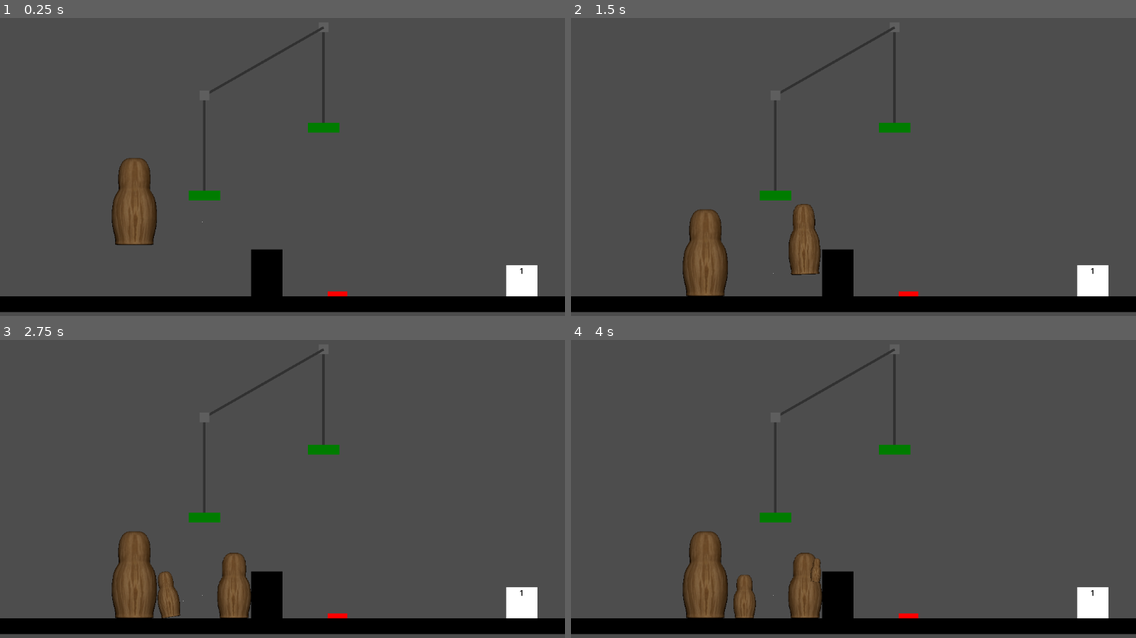
Above: before the commit, frames 1-4 (two rows, left to right).
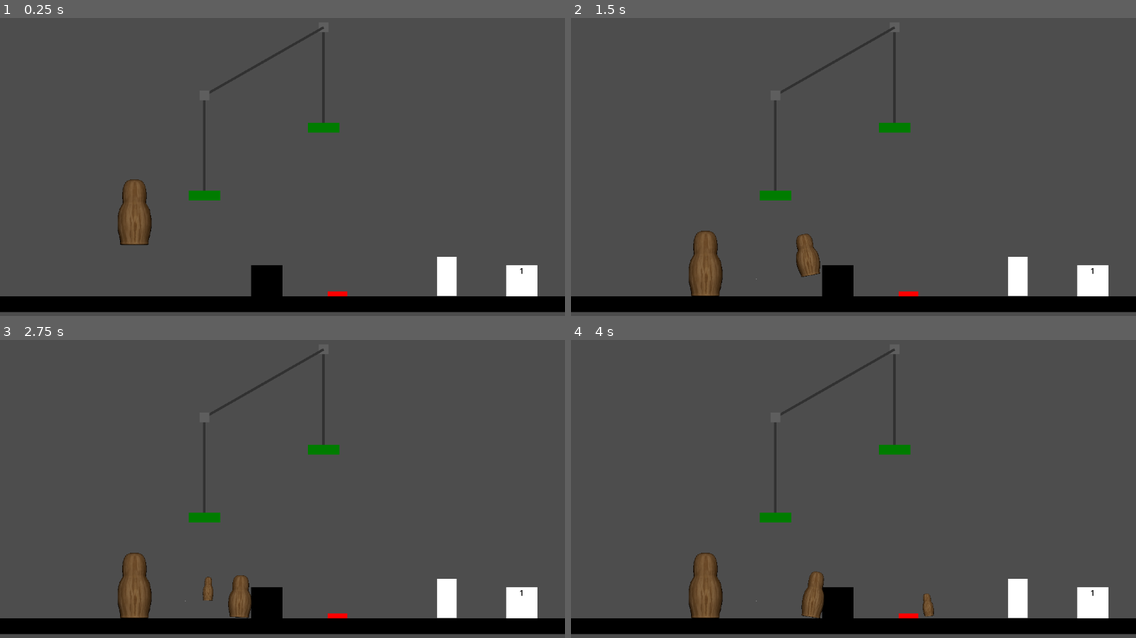
Above: after the commit, the same moments.

Repository: SethHDavis99/GMTK2024
Game: Godot game, scene res://levels/main.tscn
Two runs of this game, one before a commit and one after it. Both use one fixed random seed, a clock stepped at 60 frames per second and the inputs below.
Inputs (mouse positions are in pixels of both pictures, inside the frame that each line leads up to):
- Up to frame 1 (0.25 s): no input
- Up to frame 2 (1.5 s): move the mouse to (706, 250) at 0.52 s; hold Space (pop) 0.53-1.28 s; hold D (move_right) from 0.53 s (still down); tap W (jump) at 0.77, 0.8, 1.07, 1.35 s; move the mouse to (802, 262) at 1.27 s
- Up to frame 3 (2.75 s): tap W (jump) at 1.52, 1.82, 2.3 s; tap Space (pop) at 1.55 s; move the mouse to (271, 548) at 2.02 s; release D (move_right) at 2.03 s; press the mouse at (271, 548) at 2.03 s; hold A (move_left) from 2.03 s (still down)
- Up to frame 4 (4 s): move the mouse to (825, 542) at 2.77 s; release A (move_left) at 2.78 s; release the mouse at (825, 542) at 2.78 s; hold D (move_right) from 2.78 s (still down); tap Space (pop) at 2.85 s; tap W (jump) at 3.02, 3.32, 3.77, 3.8 s; move the mouse to (813, 572) at 3.52 s; hold Space (pop) from 3.53 s (still down)

The runs differ from the first frame. In frame 1, 1.8% of the frame differs, in the area x 19-81%, y 47-94%; in frame 2, 2.6%; in frame 3, 3.2%; in frame 4, 3.3%, in the area x 19-81%, y 64-94%.

Commit message:
add doors

Diff:
--- a/levels/Level3.tscn
+++ b/levels/Level3.tscn
@@ -11,7 +11,6 @@
 
 [node name="Player" parent="." instance=ExtResource("2_6xmy8")]
 position = Vector2(430, 342)
-size = 3.0
 
 [node name="Door" parent="." instance=ExtResource("3_rh7ei")]
 position = Vector2(1119, 254)
--- a/levels/main.tscn
+++ b/levels/main.tscn
@@ -1,13 +1,14 @@
-[gd_scene load_steps=6 format=4 uid="uid://comul7eu3xh4b"]
+[gd_scene load_steps=7 format=4 uid="uid://comul7eu3xh4b"]
 
 [ext_resource type="TileSet" uid="uid://cu5qqt4hd8hrp" path="res://sprites/tileset.tres" id="1_uh1xk"]
 [ext_resource type="PackedScene" uid="uid://vrgxl7185qiy" path="res://objects/player.tscn" id="2_ns3bq"]
 [ext_resource type="PackedScene" uid="uid://bln200fogmp7n" path="res://objects/exit_door.tscn" id="3_1m0dx"]
 [ext_resource type="PackedScene" uid="uid://dib38fqwttxho" path="res://objects/pully_platform.tscn" id="4_ij6r3"]
 [ext_resource type="PackedScene" uid="uid://ctqto3r7w4jwo" path="res://objects/button.tscn" id="5_to6vj"]
+[ext_resource type="PackedScene" uid="uid://bnqmv4kmkmpvn" path="res://objects/door.tscn" id="6_gxqov"]
 
 [node name="TileMapLayer" type="TileMapLayer"]
-tile_map_data = PackedByteArray("AAAAABMAAAAAAAAAAAABABMAAAA …(528 unchanged characters)… AAAAAAAAjABMAAAAAAAAAAAAQABEAAAAAAAAAAAAQABAAAAAAAAAAAAARABAAAAAAAAAAAAARABEAAAAAAAAAAAARABIAAAAAAAAAAAAQABIAAAAAAAAAAAA=")
+tile_map_data = PackedByteArray("AAAAABMAAAAAAAAAAAABABMAAAA …(528 unchanged characters)… AAAAAAAAjABMAAAAAAAAAAAAQABEAAAAAAAAAAAARABEAAAAAAAAAAAARABIAAAAAAAAAAAAQABIAAAAAAAAAAAA=")
 tile_set = ExtResource("1_uh1xk")
 
 [node name="Player" parent="." instance=ExtResource("2_ns3bq")]
@@ -33,3 +34,7 @@
 
 [node name="Button" parent="." instance=ExtResource("5_to6vj")]
 position = Vector2(688, 608)
+linked_door = NodePath("../Door2")
+
+[node name="Door2" parent="." instance=ExtResource("6_gxqov")]
+position = Vector2(911, 607)
--- a/objects/door.tscn
+++ b/objects/door.tscn
@@ -1,11 +1,18 @@
-[gd_scene format=3 uid="uid://bnqmv4kmkmpvn"]
+[gd_scene load_steps=3 format=3 uid="uid://bnqmv4kmkmpvn"]
+
+[ext_resource type="Script" path="res://scripts/door.gd" id="1_ywdgb"]
+
+[sub_resource type="RectangleShape2D" id="RectangleShape2D_gwkf2"]
+size = Vector2(40, 80)
 
 [node name="Door" type="StaticBody2D"]
-
-[node name="CollisionShape2D" type="CollisionShape2D" parent="."]
+script = ExtResource("1_ywdgb")
 
 [node name="ColorRect" type="ColorRect" parent="."]
 offset_left = -20.0
-offset_top = -79.0
+offset_top = -80.0
 offset_right = 20.0
-offset_bottom = 1.0
+
+[node name="CollisionShape2D" type="CollisionShape2D" parent="."]
+position = Vector2(0, -40)
+shape = SubResource("RectangleShape2D_gwkf2")
--- a/objects/player.tscn
+++ b/objects/player.tscn
@@ -19,7 +19,7 @@
 position = Vector2(0, -160)
 sprite_frames = ExtResource("1_01bsf")
 animation = &"R_Walk"
-frame_progress = 0.601948
+frame_progress = 0.0325658
 
 [node name="CollisionShape2D" type="CollisionShape2D" parent="."]
 position = Vector2(0, -89)
--- a/scripts/button.gd
+++ b/scripts/button.gd
@@ -1,11 +1,20 @@
 extends Area2D
 
+@export_node_path("Door") var linked_door
+
 var activated = false
+
+func _ready() -> void:
+	if !linked_door:
+		printerr("ERROR: Button is not linked to a door!")
+		set_process(false)
 
 func _process(delta: float) -> void:
 	if not activated and has_overlapping_bodies():
 		$ColorRect.color = Color.GREEN
 		activated = true
+		get_node(linked_door).toggle_open(activated)
 	if activated and !has_overlapping_bodies():
 		$ColorRect.color = Color.RED
 		activated = false
+		get_node(linked_door).toggle_open(activated)
--- /dev/null
+++ b/scripts/door.gd
@@ -0,0 +1,10 @@
+extends StaticBody2D
+class_name Door
+
+var open = false
+
+func toggle_open(new_open):
+	if new_open != open:
+		open = new_open
+		$CollisionShape2D.disabled = open
+		$ColorRect.visible = !open
--- a/scripts/player.gd
+++ b/scripts/player.gd
@@ -1,13 +1,12 @@
 extends CharacterBody2D
 class_name Player
 
-@export var size := 4.0
+@export var size := 3.0
 
 const SPEED = 300.0
 const JUMP_VELOCITY = 200.0
 const JUMP_MOD = 75.0
 const MAX_SIZE = 4.0
-
 var can_control = true
 var nearby_parent = null
 var nearby_pully = null
@@ -27,13 +26,12 @@
 		if direction:
 			velocity.x = direction * SPEED
 			$AnimatedSprite2D.flip_h = direction > 0
-			$AnimatedSprite2D.play("R_Walk")
+			if is_on_floor():
+				$AnimatedSprite2D.play("R_Walk")
 		else:
 			velocity.x = move_toward(velocity.x, 0, SPEED)
-			$AnimatedSprite2D.stop()
 	else:
 		velocity.x = 0
-		$AnimatedSprite2D.stop()
 
 	move_and_slide()
 
@@ -54,6 +52,7 @@
 		recent_pully.colliding_players.append(self)
 
 func jump(overide_speed = -1):
+	$AnimatedSprite2D.play("Jump")
 	var jump_speed = JUMP_VELOCITY + (JUMP_MOD * (MAX_SIZE - size))
 	if overide_speed > 0:
 		jump_speed = overide_speed
--- a/sprites/player_anim.tres
+++ b/sprites/player_anim.tres
@@ -76,7 +76,7 @@
 "duration": 1.0,
 "texture": SubResource("AtlasTexture_5cdi5")
 }],
-"loop": true,
+"loop": false,
 "name": &"Jump",
 "speed": 10.0
 }, {
